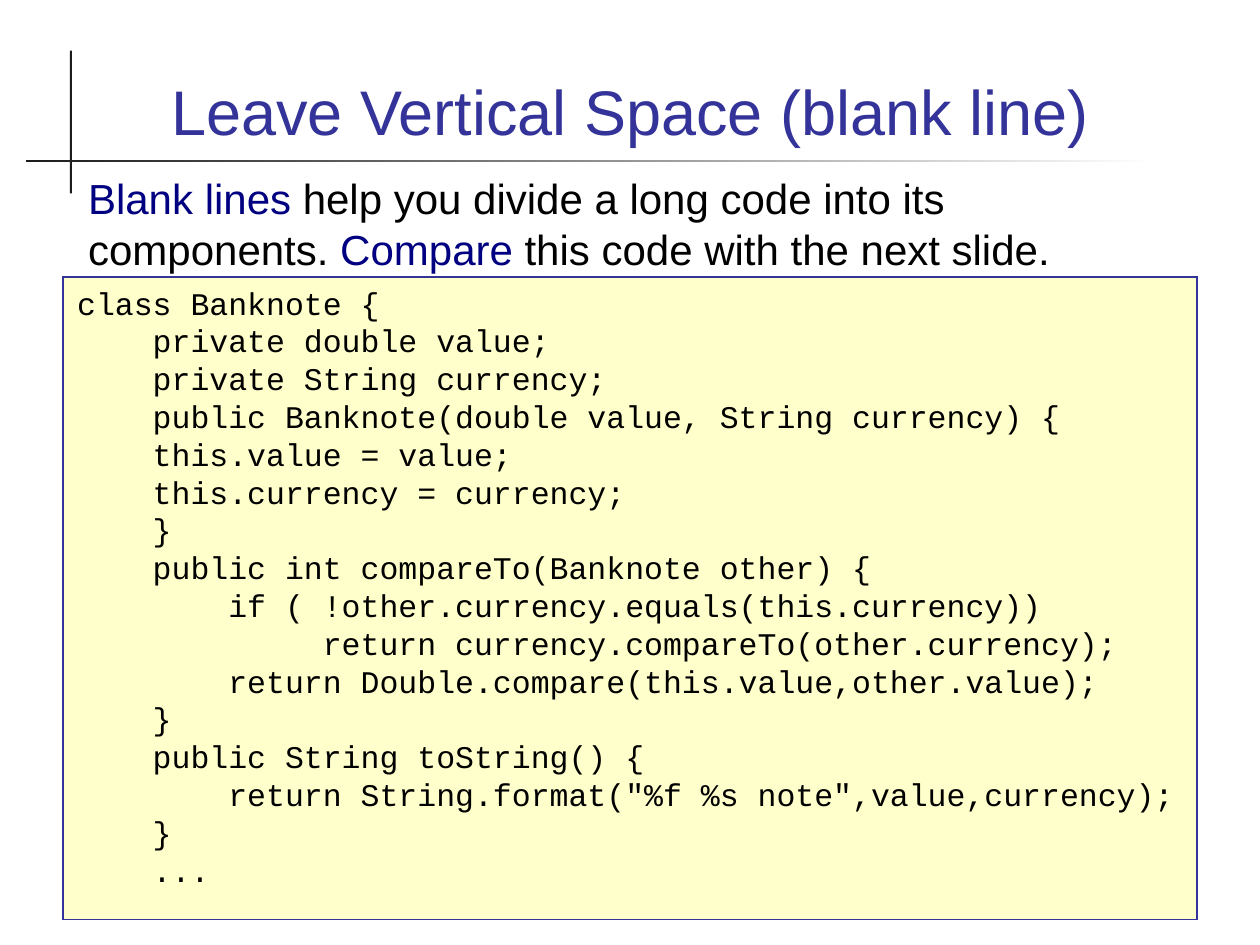
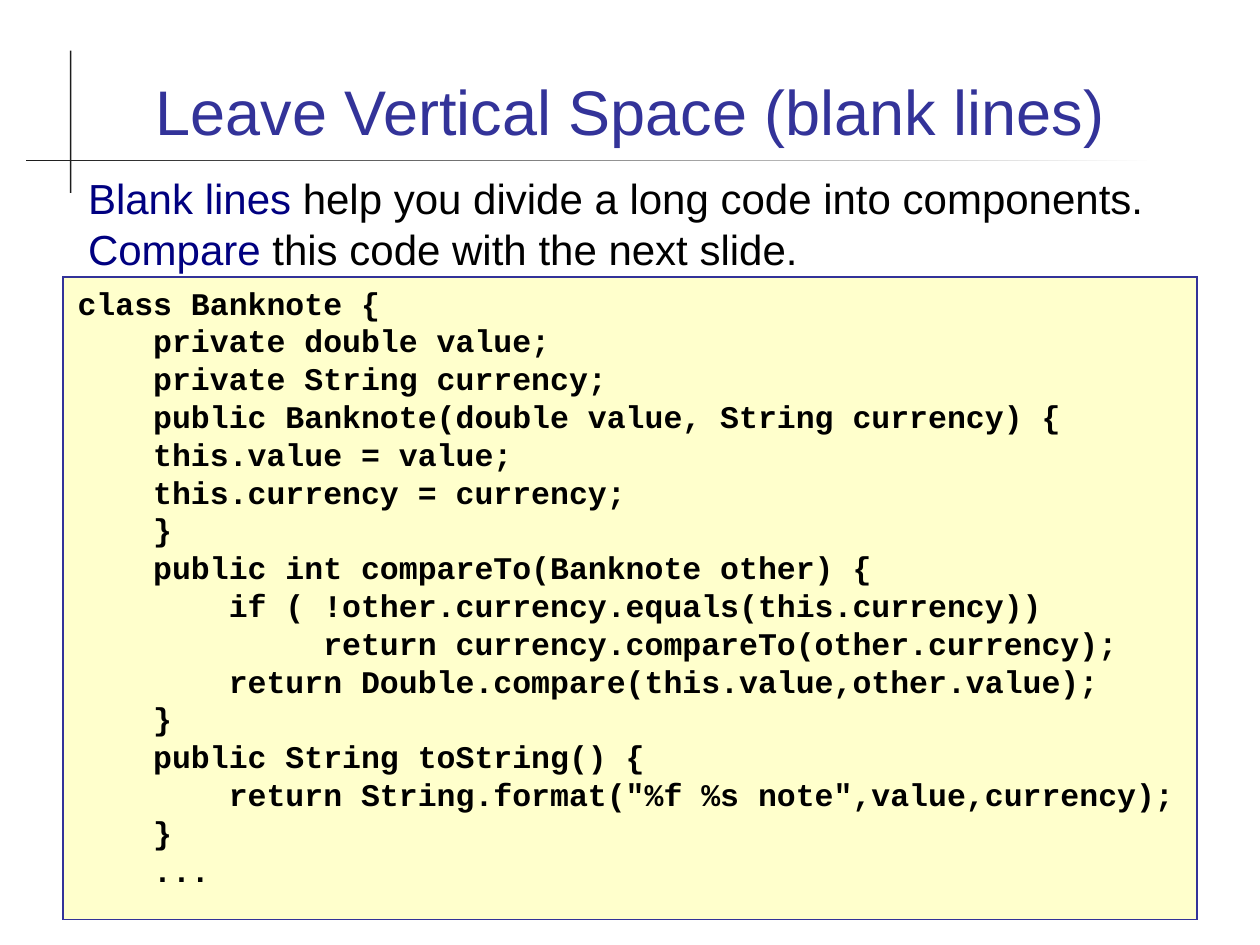
Before and after one commit to cpske/programming1, a slide deck: slide 12 of coding/Coding-Guidelines.ppt (slide 7 before the commit). Drawn at 1260x945 pixels with LibreOffice and Linux fonts; fonts in the diff are those of the drawing. Boxes give left, top, right and bottom in pixels: in the first picture for what was removed or moved away, otherwise in the second. Text is boxed around its words. In the diff, an @@ line names an element or a change of style, - is before the commit and + after.

```diff
--- a/coding/Coding-Guidelines.ppt
+++ b/coding/Coding-Guidelines.ppt
@@ title at box(155, 89, 1104, 147): text changed @@
-Leave Vertical Space (blank line)
+Leave Vertical Space (blank lines)
@@ text at box(88, 183, 1143, 273): text changed @@
-Blank lines help you divide a long code into its components. Compare this code with the next slide.
+Blank lines help you divide a long code into components. Compare this code with the next slide.
@@ text "class Banknote {" at box(63, 277, 1197, 920): bold on @@
```
Also in this commit, not shown: 18 other slides changed, 16 slides added, 2 slides removed, 8 other files.
